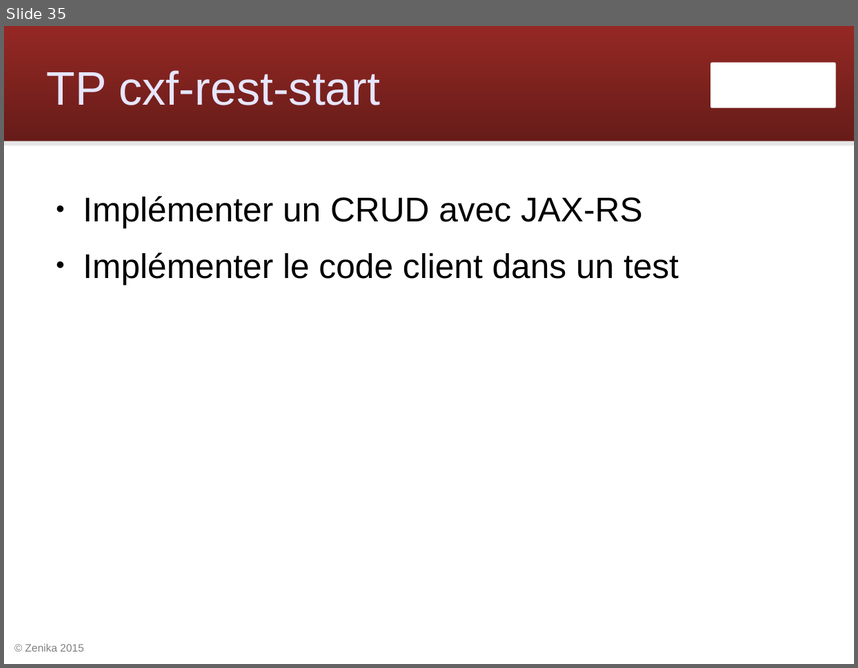
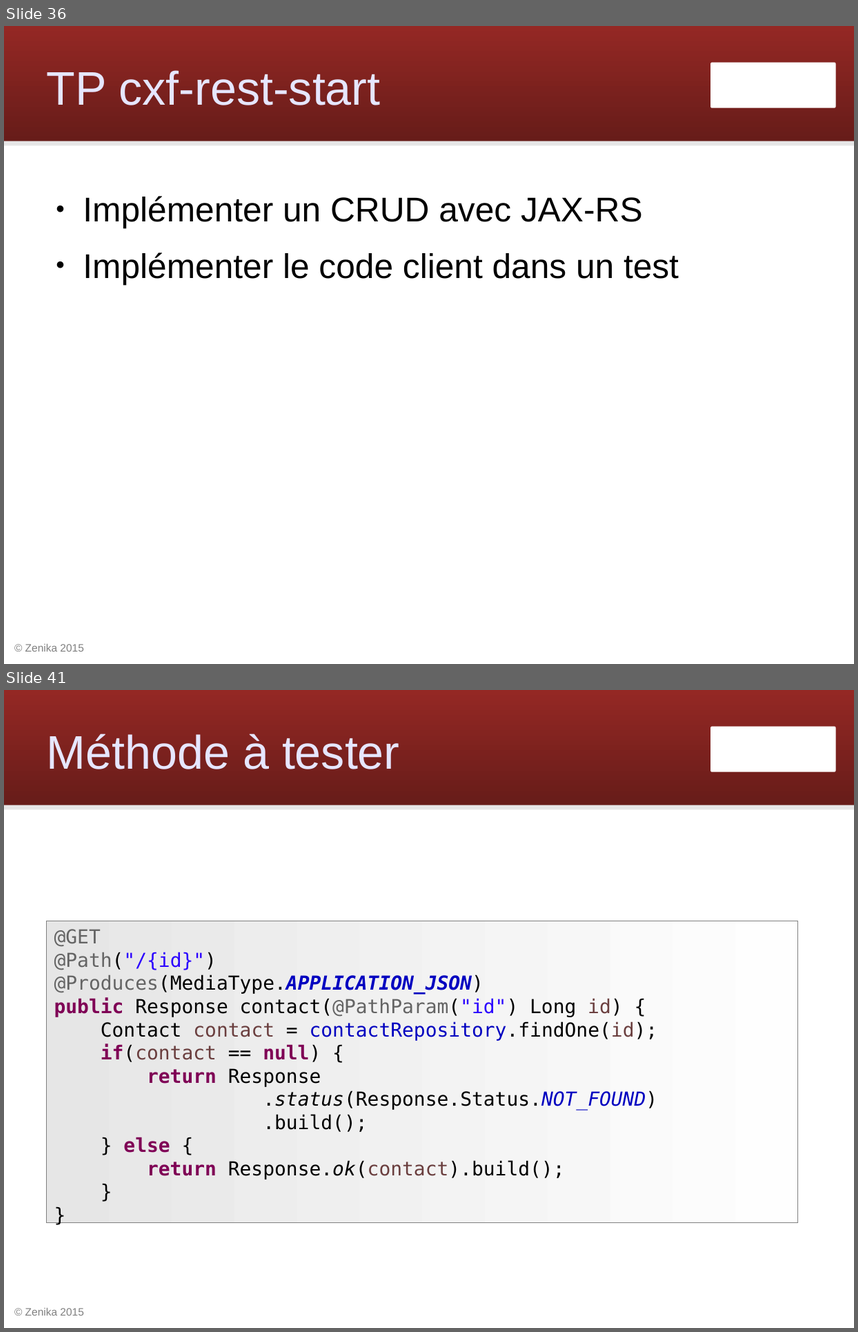
Before and after one commit to Zenika/workshop-cxf-rest, a slide deck: cxf-rest-workshop.odp. Shown one above the other, each under a label of ours: slide 35 before the commit, slides 36 and 41 after it; the slides between them are not shown. The pictures are 858x668 and 858x1332 pixels, drawn with LibreOffice and Linux fonts; fonts in the diff are those of the drawing; background and template pictures are left out. Boxes give left, top, right and bottom in pixels: in the first picture for what was removed or moved away, otherwise in the second. Text is boxed around its words. In the diff, an @@ line names an element or a change of style, - is before the commit and + after.

```diff
--- a/cxf-rest-workshop.odp
+++ b/cxf-rest-workshop.odp
@@ slide 41 added at (x1=4, y1=690, x2=854, y2=1328), background #FFFFFF; not listed: 4 template elements that a slide beside it also shows @@
@@ title added at (x1=47, y1=733, x2=400, y2=769), 44 pt, text #E6E6FF @@
+Méthode à tester
@@ rectangle added at (x1=46, y1=920, x2=799, y2=1222), fill gradient #E6E6E6 to #FEFEFE, outline #808080 0 pt, 18 pt, text #000000 @@
+@GET
+@Path("/{id}")
+@Produces(MediaType.APPLICATION_JSON)
+public Response contact(@PathParam("id") Long id) {
+Contact contact = contactRepository.findOne(id);
+if(contact == null) {
+return Response
+.status(Response.Status.NOT_FOUND)
+.build();
+} else {
+return Response.ok(contact).build();
+}
+}
@@ what was slide 35 is now slide 36 @@
```
Also in this commit, not shown: 39 other slides added, 18 other files.
